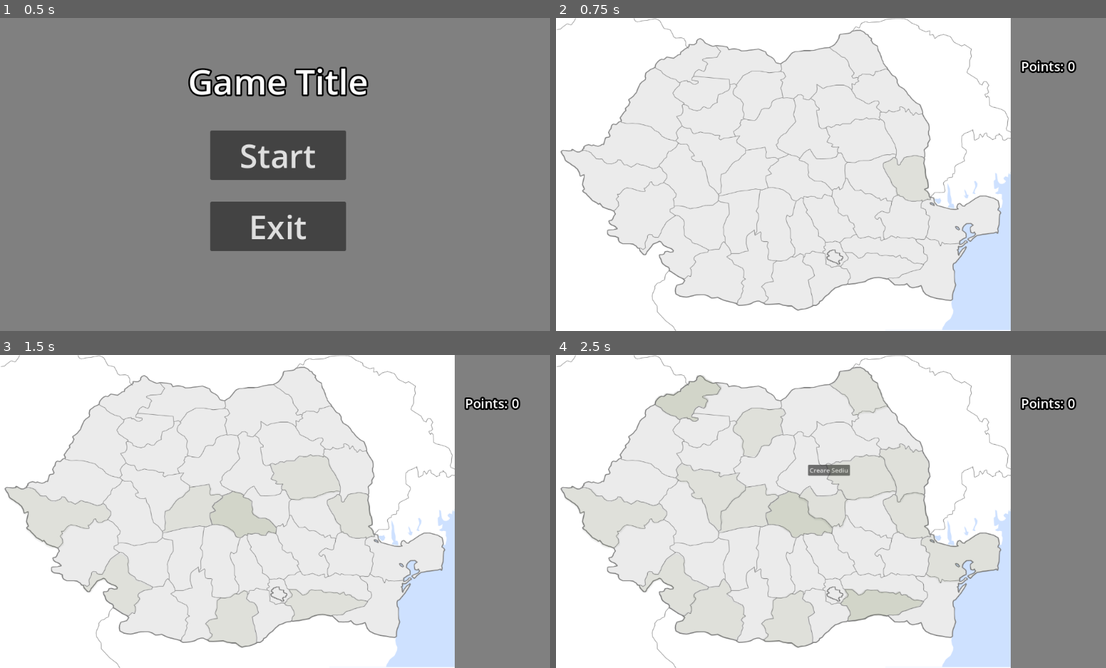
Above: before the commit, frames 1-4 (two rows, left to right).
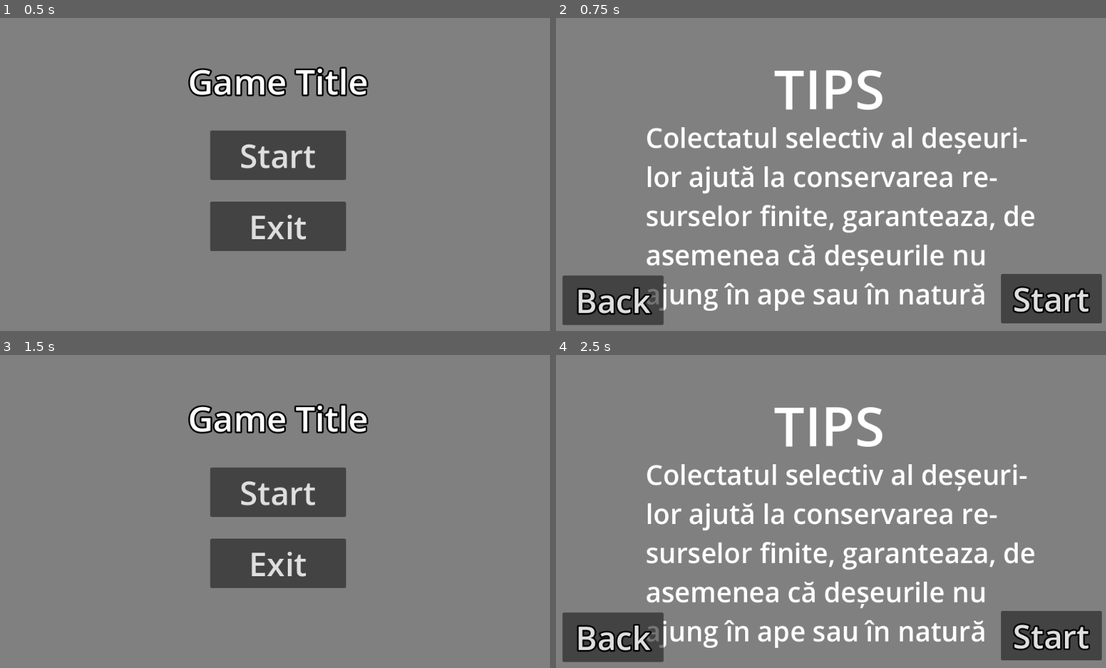
Above: after the commit, the same moments.

Repository: Yuichiro021/TechnoByte
Game: Godot game, scene res://main_menu/main_menu.tscn
The game is run twice, just before and just after one commit, with the same random seed, the same clock (stepped at 60 frames per second) and the same inputs.
Inputs (mouse positions are in pixels of both pictures, inside the frame that each line leads up to):
- Up to frame 1 (0.5 s): no input
- Up to frame 2 (0.75 s): click "Start" at 0.5 s
- Up to frame 3 (1.5 s): click (55, 636) at 1.25 s, where only the run after the commit has a clickable "Back"
- Up to frame 4 (2.5 s): click (836, 492) at 2 s, where only the run after the commit has a clickable "Start"

Frame 1 is identical in both runs. In frame 2, 79% of the frame differs, in the area x 0-100%, y 0-100%; in frame 3, 81%, in the area x 0-95%, y 0-100%; in frame 4, 81%.

Commit message:
added buttons to tips

Diff:
--- a/Scenes/tips.tscn
+++ b/Scenes/tips.tscn
@@ -26,3 +26,37 @@
 offset_right = 965.0
 offset_bottom = 521.0
 theme_override_font_sizes/font_size = 50
+
+[node name="back_button" type="Button" parent="."]
+anchors_preset = 8
+anchor_left = 0.5
+anchor_top = 0.5
+anchor_right = 0.5
+anchor_bottom = 0.5
+offset_left = 12.0
+offset_top = 474.0
+offset_right = 198.0
+offset_bottom = 565.0
+grow_horizontal = 2
+grow_vertical = 2
+theme_override_colors/font_outline_color = Color(0, 0, 0, 1)
+theme_override_constants/outline_size = 12
+theme_override_font_sizes/font_size = 60
+text = "Back"
+
+[node name="start_button" type="Button" parent="."]
+anchors_preset = 8
+anchor_left = 0.5
+anchor_top = 0.5
+anchor_right = 0.5
+anchor_bottom = 0.5
+offset_left = 819.0
+offset_top = 471.0
+offset_right = 1005.0
+offset_bottom = 562.0
+grow_horizontal = 2
+grow_vertical = 2
+theme_override_colors/font_outline_color = Color(0, 0, 0, 1)
+theme_override_constants/outline_size = 12
+theme_override_font_sizes/font_size = 60
+text = "Start"
--- a/Scripts/Tips.gd
+++ b/Scripts/Tips.gd
@@ -15,11 +15,24 @@
 
 var nr_text=randi_range(0, lista_texte.size()-1)
 
+@onready var back_button := $back_button as Button
+@onready var start_button := $start_button as Button
+
+@onready var level := preload("res://Scenes/level1.tscn") as PackedScene
+
 # Called when the node enters the scene tree for the first time.
 func _ready():
 	var label = $Label2
 	label.text = lista_texte[nr_text]
+	start_button.button_down.connect(press_start_button)
+	back_button.button_down.connect(press_back_button)
 	pass # Replace with function body.
+
+func press_back_button():
+	get_tree().change_scene_to_file("res://main_menu/main_menu.tscn")
+
+func press_start_button():
+	get_tree().change_scene_to_packed(level)
 
 
 # Called every frame. 'delta' is the elapsed time since the previous frame.
--- a/main_menu/main_menu.gd
+++ b/main_menu/main_menu.gd
@@ -4,9 +4,7 @@
 @onready var start_button = $MarginContainer/HBoxContainer/VBoxContainer/Start_Button as Button
 @onready var exit_button = $MarginContainer/HBoxContainer/VBoxContainer/Exit_Button as Button
 
-@onready var start_level = preload("res://Scenes/level1.tscn") as PackedScene
-
-
+var start_level = preload("res://Scenes/tips.tscn") as PackedScene
 
 # Called when the node enters the scene tree for the first time.
 func _ready():
Not shown: 1 places in Scenes/tips.tscn that only renumber resources
